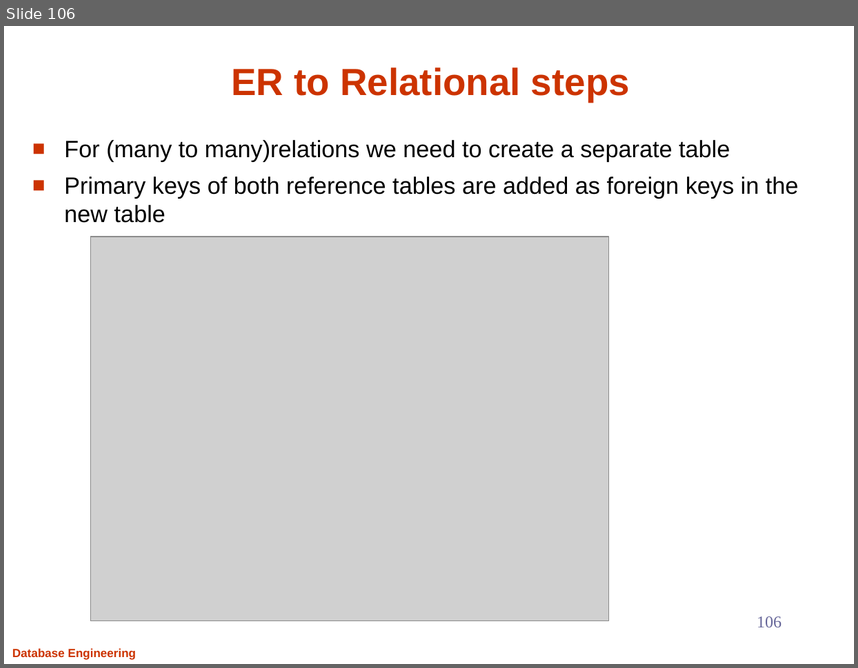
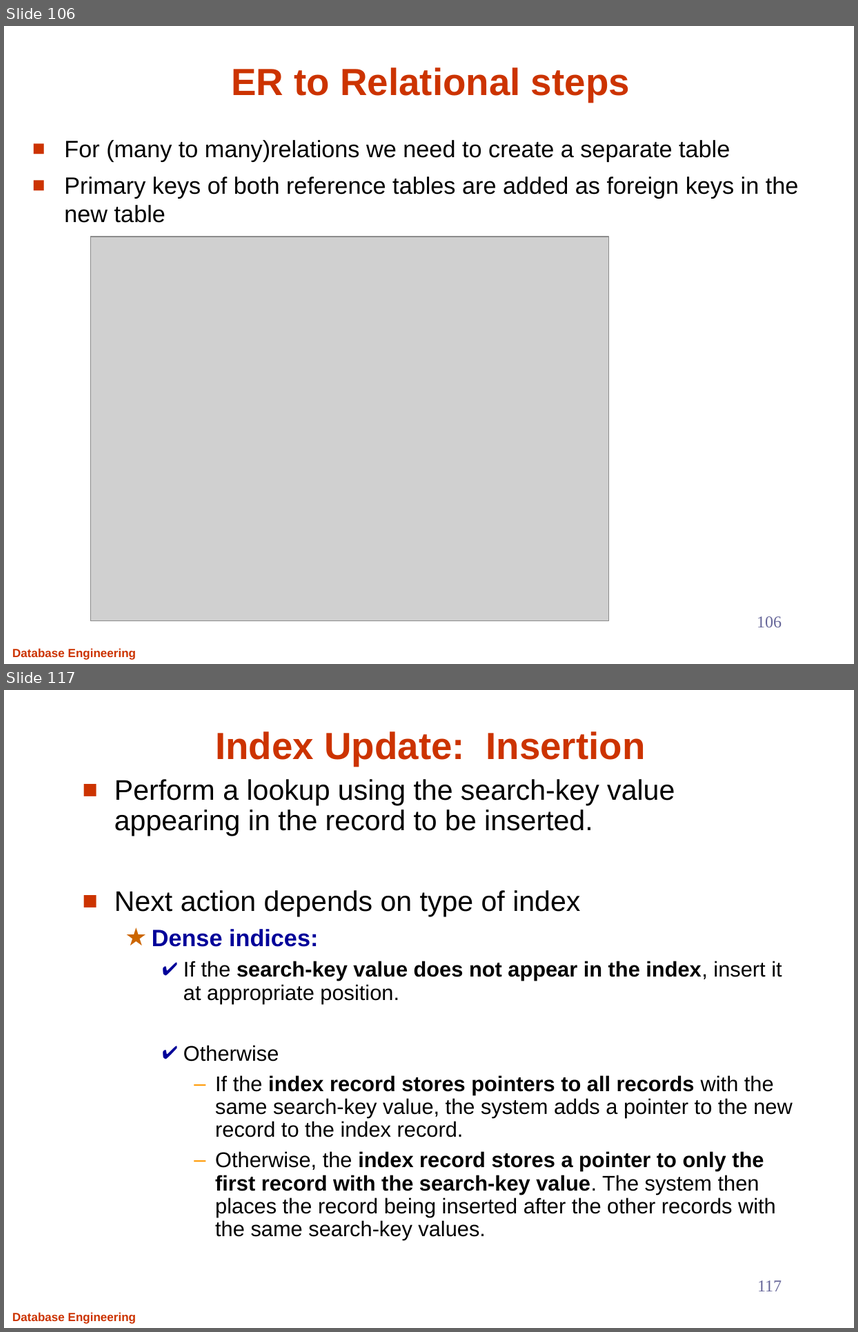
Before and after one commit to Aashishsharma/Learnings, a slide deck: RDBMS/DB.pptx. Shown one above the other, each under a label of ours: slide 106 before the commit, slides 106 and 117 after it; the slides between them are not shown. The pictures are 858x668 and 858x1332 pixels, drawn with LibreOffice and Linux fonts; fonts in the diff are those of the drawing; grey boxes stand for pictures. Boxes give left, top, right and bottom in pixels: in the first picture for what was removed or moved away, otherwise in the second. Text is boxed around its words. In the diff, an @@ line names an element or a change of style, - is before the commit and + after.

```diff
--- a/RDBMS/DB.pptx
+++ b/RDBMS/DB.pptx
@@ slide 117 added at (x1=4, y1=690, x2=854, y2=1328), background #FFFFFF; not listed: 1 template element that a slide beside it also shows @@
@@ title added at (x1=215, y1=731, x2=645, y2=766), 32 pt, text #CC3300, bold @@
+Index Update: Insertion
@@ text added at (x1=114, y1=779, x2=792, y2=1240), 18 pt, text #000000 @@
+■ Perform a lookup using the search-key value appearing in the record to be inserted.
+■ Next action depends on type of index
+  ★ Dense indices:
+    ✔ If the search-key value does not appear in the index, insert it at appropriate position.
+    ✔ Otherwise
+      – If the index record stores pointers to all records with the same search-key value, the system adds a pointer to the new record to the index record.
+      – Otherwise, the index record stores a pointer to only the first record with the search-key value. The system then places the record being inserted after the other records with the same search-key values.
@@ page number added at (x1=757, y1=1280, x2=782, y2=1291), 14 pt, text #666699 @@
+117
```
Also in this commit, not shown: 43 other slides added.
